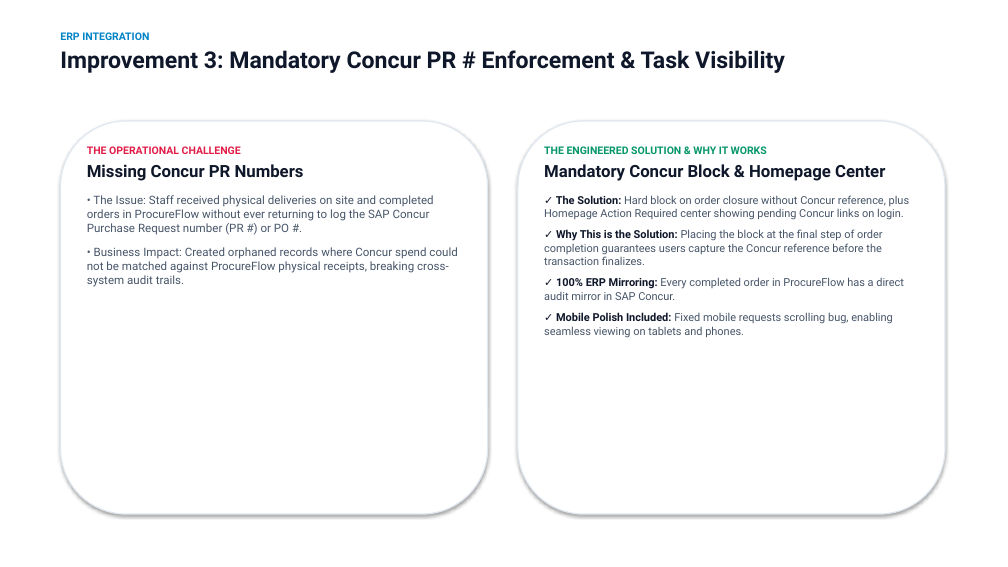
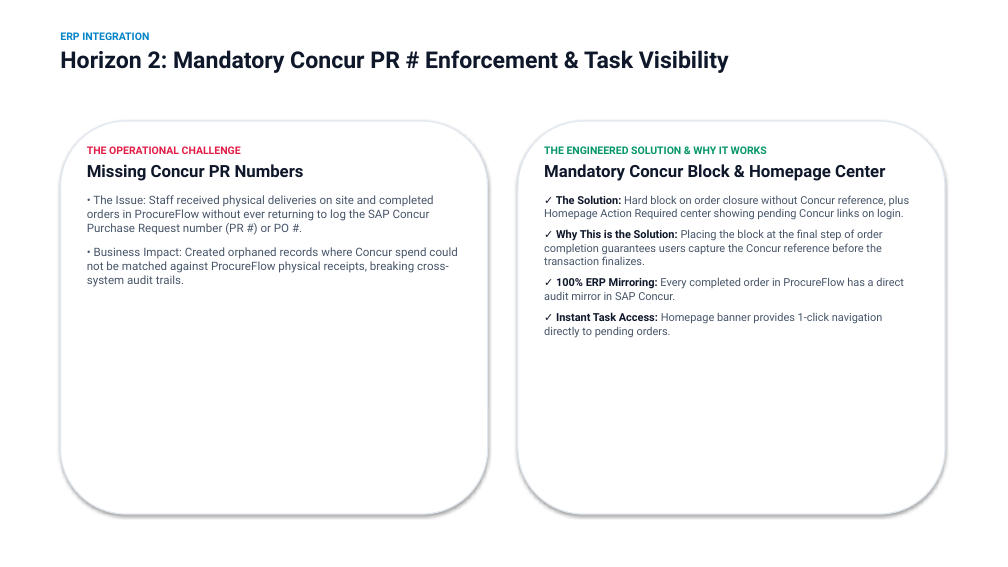
Before and after one commit to SPLGit-Project/ProcureFlow-App, a slide deck: slide 7 of docs/ProcureFlow_Executive_Roadmap.pptx. Drawn at 1008x567 pixels with LibreOffice and Linux fonts; fonts in the diff are those of the drawing. Boxes give left, top, right and bottom in pixels: in the first picture for what was removed or moved away, otherwise in the second. Text is boxed around its words. In the diff, an @@ line names an element or a change of style, - is before the commit and + after.

Commit message:
docs: elevate action plan & presentation to v4.0 with Three-Horizon model, training in forward pipeline, and Short Supply logic migration

```diff
--- a/docs/ProcureFlow_Executive_Roadmap.pptx
+++ b/docs/ProcureFlow_Executive_Roadmap.pptx
@@ text at (60,50,729,73): text changed @@
-Improvement 3: Mandatory Concur PR # Enforcement & Task Visibility
+Horizon 2: Mandatory Concur PR # Enforcement & Task Visibility
@@ text at (544,312,883,338): text changed @@
-✓ Mobile Polish Included: Fixed mobile requests scrolling bug, enabling seamless viewing on tablets and phones.
+✓ Instant Task Access: Homepage banner provides 1-click navigation directly to pending orders.
```
Also in this commit, not shown: 8 other slides changed, 1 other file.
